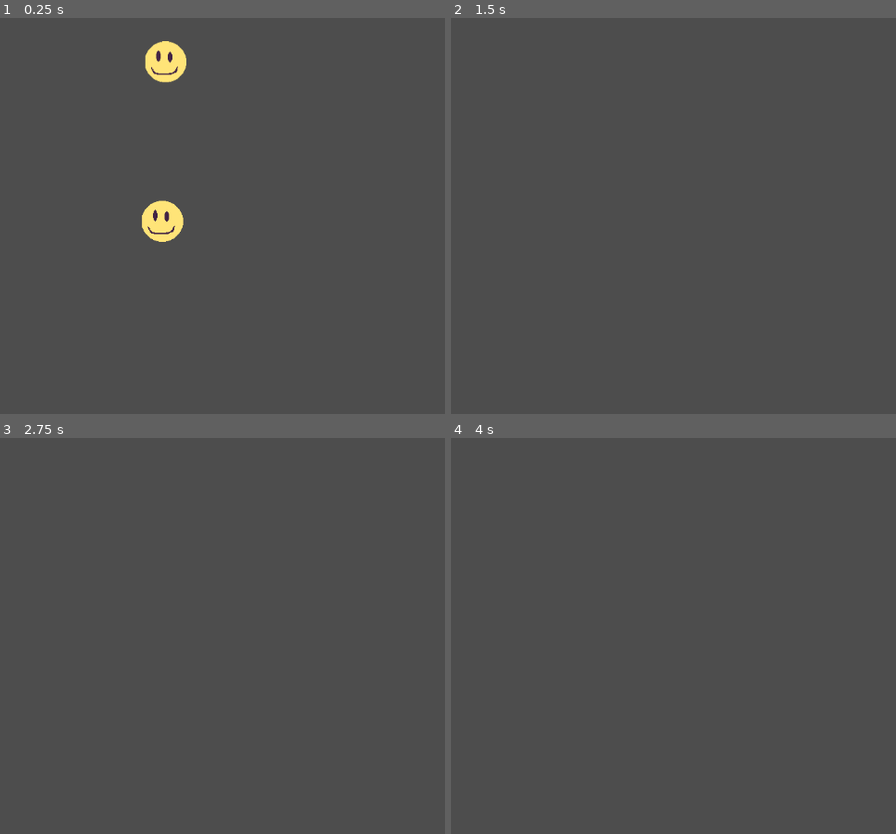
Above: before the commit, frames 1-4 (two rows, left to right).
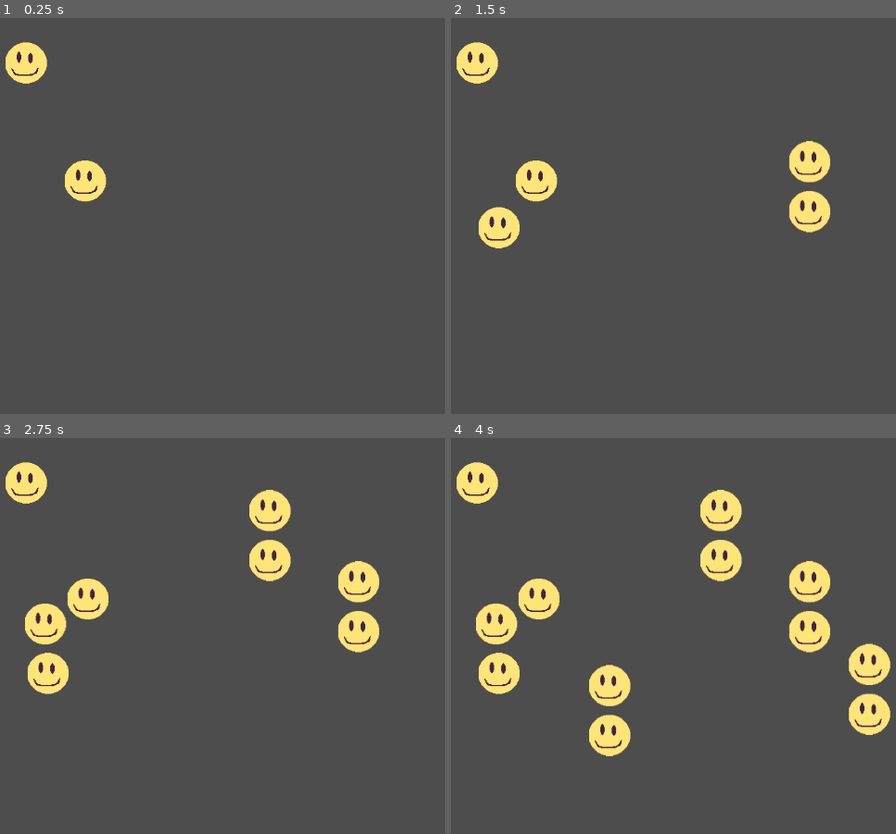
Above: after the commit, the same moments.

Repository: rmkubik/chain-reaction
Game: Godot game, scene res://main.tscn
The game is run twice, just before and just after one commit, with the same random seed, the same clock (stepped at 60 frames per second) and the same inputs.
Inputs (mouse positions are in pixels of both pictures, inside the frame that each line leads up to):
- Up to frame 1 (0.25 s): no input
- Up to frame 2 (1.5 s): tap Enter at 0.5 s; move the mouse to (811, 188) at 0.52 s; click (811, 188) at 0.67 s; move the mouse to (499, 227) at 1.27 s; click (499, 227) at 1.42 s
- Up to frame 3 (2.75 s): tap Space at 2 s; move the mouse to (271, 537) at 2.02 s; click (271, 537) at 2.17 s
- Up to frame 4 (4 s): tap Enter at 2.75 s; move the mouse to (611, 711) at 2.77 s; click (611, 711) at 2.92 s; tap Space at 3.5 s; move the mouse to (869, 691) at 3.52 s; click (869, 691) at 3.67 s

The runs differ from the first frame. In frame 1, 3.1% of the frame differs, in the area x 1-42%, y 5-57%; in frame 2, 3.9%; in frame 3, 6.2%; in frame 4, 9.3%, in the area x 1-99%, y 6-81%.

Commit message:
Bad scripting

Diff:
--- /dev/null
+++ b/create_on_click.gd
@@ -0,0 +1,15 @@
+extends Node
+
+func _init():
+	print("Hello, world!")
+
+func _unhandled_input(event):
+	if event is InputEventKey:
+		if event.pressed and event.keycode == KEY_ESCAPE:
+			get_tree().quit()
+	if event is InputEventMouseButton:
+		if event.button_index == MOUSE_BUTTON_LEFT:
+			var smiley: Node2D = load("res://smiley.tscn").instantiate()
+			add_child(smiley)
+			smiley.position.x = (event as InputEventMouseButton).position.x
+			smiley.position.y = (event as InputEventMouseButton).position.y
--- a/main.tscn
+++ b/main.tscn
@@ -1,31 +1,14 @@
 [gd_scene load_steps=3 format=3 uid="uid://cw2dnooky5y58"]
 
-[ext_resource type="Texture2D" uid="uid://ciyg4odrf7eeo" path="res://smiley.png" id="1_ig7tw"]
-
-[sub_resource type="CircleShape2D" id="CircleShape2D_7dm0k"]
-radius = 38.71
+[ext_resource type="Script" uid="uid://dtuwnoidvynn2" path="res://create_on_click.gd" id="1_0xm2m"]
+[ext_resource type="PackedScene" uid="uid://bvo5x7e1wevhp" path="res://smiley.tscn" id="1_ig7tw"]
 
 [node name="Node2D" type="Node2D"]
+script = ExtResource("1_0xm2m")
 
-[node name="RigidBody2D2" type="RigidBody2D" parent="."]
-position = Vector2(6, -114)
-gravity_scale = 0.0
+[node name="Smiley" parent="." instance=ExtResource("1_ig7tw")]
+position = Vector2(312, 99)
 
-[node name="CollisionShape2D" type="CollisionShape2D" parent="RigidBody2D2"]
-position = Vector2(516, 461)
-shape = SubResource("CircleShape2D_7dm0k")
-
-[node name="Sprite2D" type="Sprite2D" parent="RigidBody2D2"]
-position = Vector2(518, 460)
-texture = ExtResource("1_ig7tw")
-
-[node name="RigidBody2D" type="RigidBody2D" parent="."]
-position = Vector2(11, -391)
-
-[node name="CollisionShape2D" type="CollisionShape2D" parent="RigidBody2D"]
-position = Vector2(516, 461)
-shape = SubResource("CircleShape2D_7dm0k")
-
-[node name="Sprite2D" type="Sprite2D" parent="RigidBody2D"]
-position = Vector2(518, 460)
-texture = ExtResource("1_ig7tw")
+[node name="Smiley2" parent="." instance=ExtResource("1_ig7tw")]
+position = Vector2(404, 283)
+scale = Vector2(1.5, 1.5)
--- /dev/null
+++ b/smiley.tscn
@@ -0,0 +1,17 @@
+[gd_scene load_steps=3 format=3 uid="uid://bvo5x7e1wevhp"]
+
+[ext_resource type="Texture2D" uid="uid://ciyg4odrf7eeo" path="res://smiley.png" id="1_4l2d3"]
+
+[sub_resource type="CircleShape2D" id="CircleShape2D_t12jd"]
+radius = 38.71
+
+[node name="Smiley" type="Node2D"]
+
+[node name="RigidBody2D" type="RigidBody2D" parent="."]
+gravity_scale = 0.0
+
+[node name="CollisionShape2D" type="CollisionShape2D" parent="RigidBody2D"]
+shape = SubResource("CircleShape2D_t12jd")
+
+[node name="Sprite2D" type="Sprite2D" parent="RigidBody2D"]
+texture = ExtResource("1_4l2d3")
Not shown, added: create_on_click.gd.uid
Not shown, added: .DS_Store
